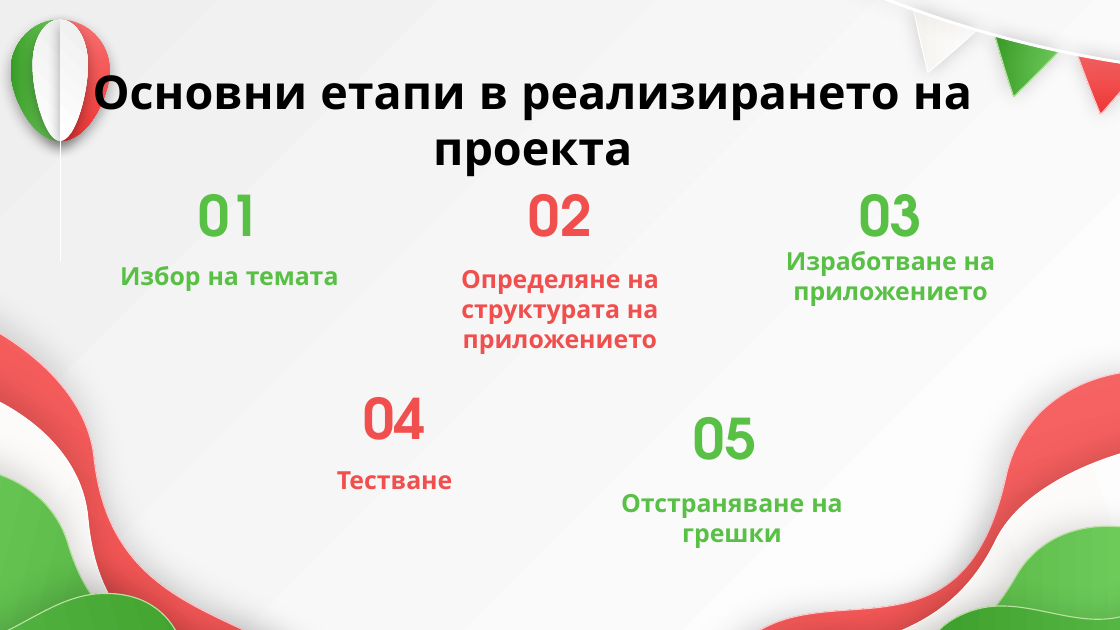
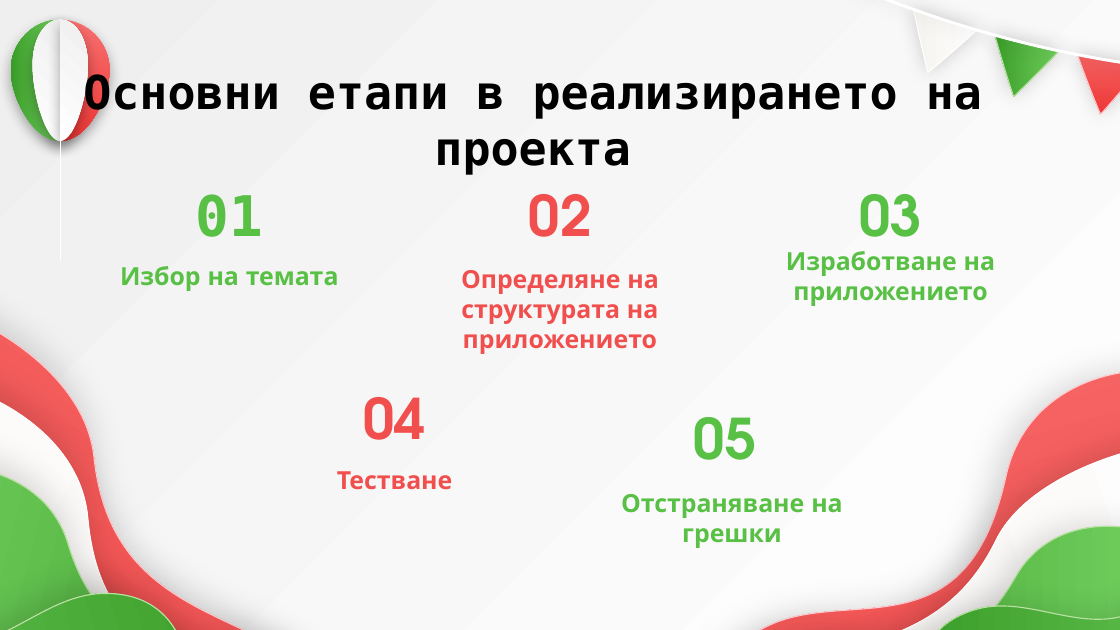
Before and after one commit to romanov-lyubomir/eurodict, a slide deck: slide 3 of documentation/EuroDict.pptx. Drawn at 1120x630 pixels with LibreOffice and Linux fonts; fonts in the diff are those of the drawing. Boxes give left, top, right and bottom in pixels: in the first picture for what was removed or moved away, otherwise in the second. Text is boxed around its words. In the diff, an @@ line names an element or a change of style, - is before the commit and + after.

```diff
--- a/documentation/EuroDict.pptx
+++ b/documentation/EuroDict.pptx
@@ text "Основни етапи в реализирането на ..." at (83, 71, 982, 175): font Quicksand to DejaVu Sans Mono @@
@@ title "01" at (196, 194, 263, 237): font TeX Gyre Adventor to DejaVu Sans Mono @@
```
Also in this commit, not shown: 2 other slides changed, 2 other files.
